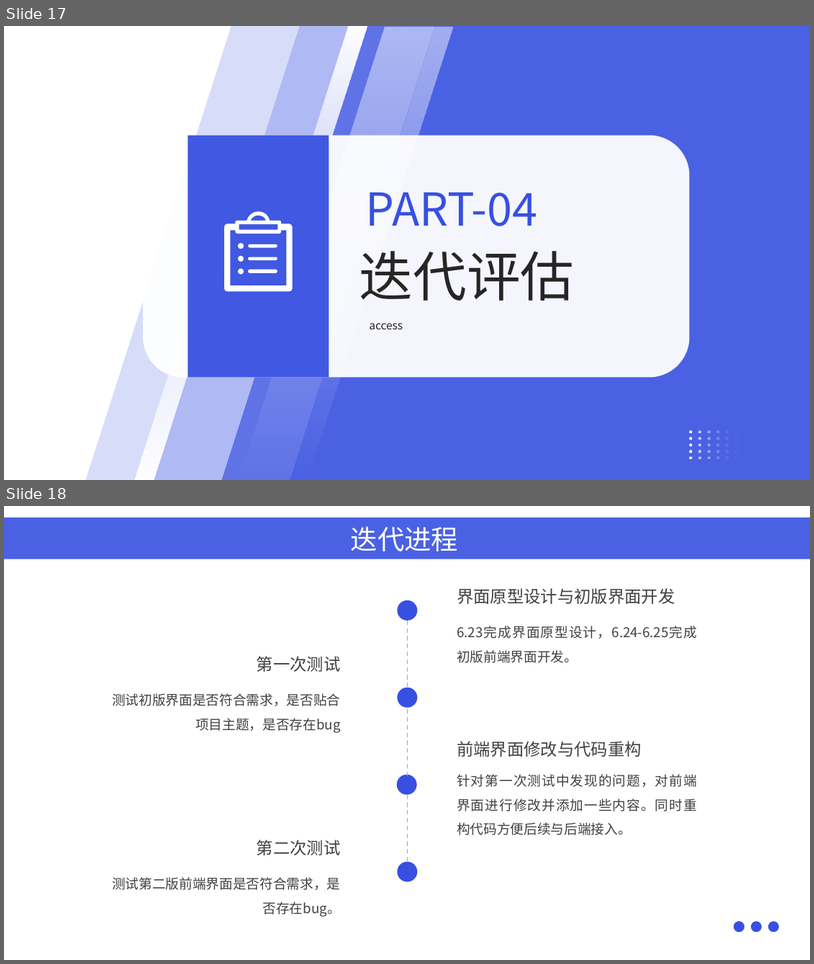
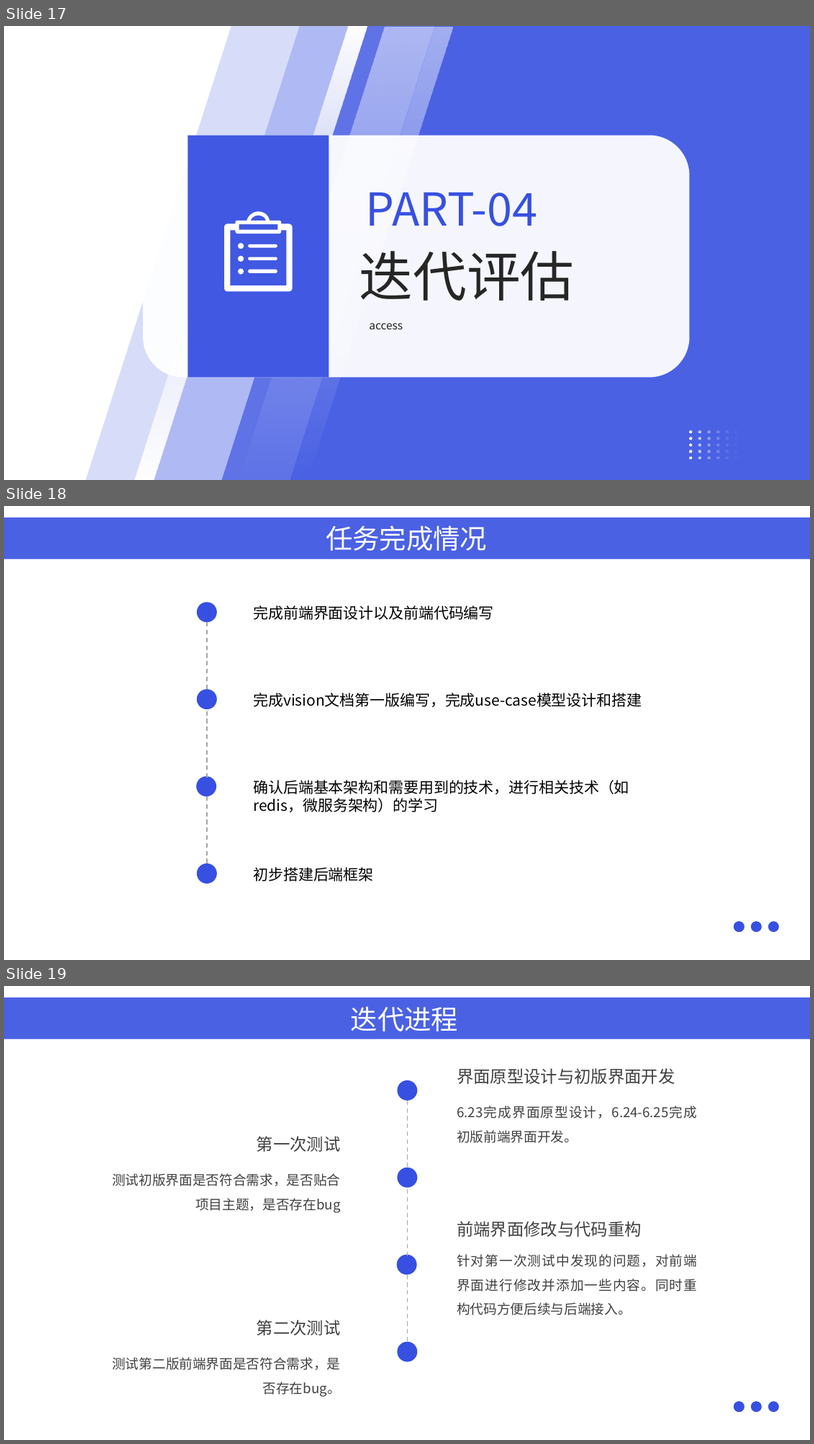
Before and after one commit to sisyphus111/SE2303, a slide deck: 界面原型迭代报告.pptx. Shown one above the other, each under a label of ours: slides 17 and 18 before the commit, slides 17, 18 and 19 after it. The pictures are 814x964 and 814x1444 pixels, drawn with LibreOffice and Linux fonts; fonts in the diff are those of the drawing; background and template pictures are left out. Boxes give left, top, right and bottom in pixels: in the first picture for what was removed or moved away, otherwise in the second. Text is boxed around its words. In the diff, an @@ line names an element or a change of style, - is before the commit and + after.

```diff
--- a/界面原型迭代报告.pptx
+++ b/界面原型迭代报告.pptx
@@ slide 18 added at [4, 506, 810, 960], background #FFFFFF @@
@@ parallelogram added at [4, 518, 810, 559], fill #3750E1 at 90% opacity @@
@@ text added at [326, 525, 487, 551], 24 pt, text #FFFFFF @@
+任务完成情况
@@ text added at [253, 605, 494, 620], 13.5 pt, text #000000 @@
+完成前端界面设计以及前端代码编写
@@ text added at [254, 692, 643, 707], 13.5 pt, text #000000 @@
+完成vision文档第一版编写，完成use-case模型设计和搭建
@@ text added at [254, 780, 630, 812], 13.5 pt, text #000000 @@
+确认后端基本架构和需要用到的技术，进行相关技术（如redis，微服务架构）的学习
@@ group added at [197, 602, 217, 883]: 4 ellipses, 3 lines @@
@@ text added at [253, 867, 373, 881], 13.5 pt, text #000000 @@
+初步搭建后端框架
@@ freeform shape added at [734, 921, 744, 932], fill #3750E1 @@
@@ ellipse added at [751, 921, 762, 932], fill #3750E1 @@
@@ ellipse added at [769, 921, 779, 932], fill #3750E1 @@
@@ what was slide 18 is now slide 19 @@
```
Also in this commit, not shown: 1 slide changed.
